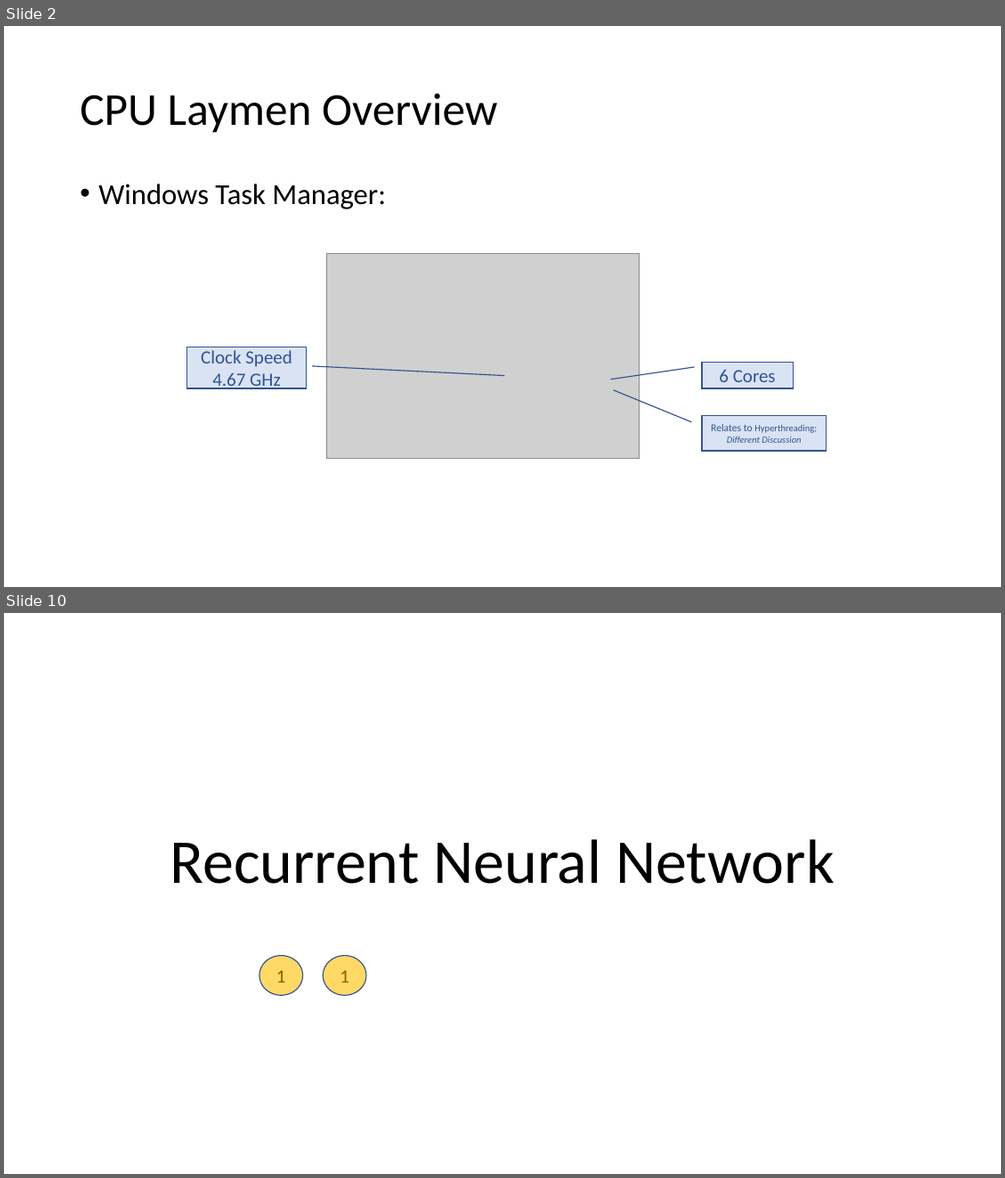
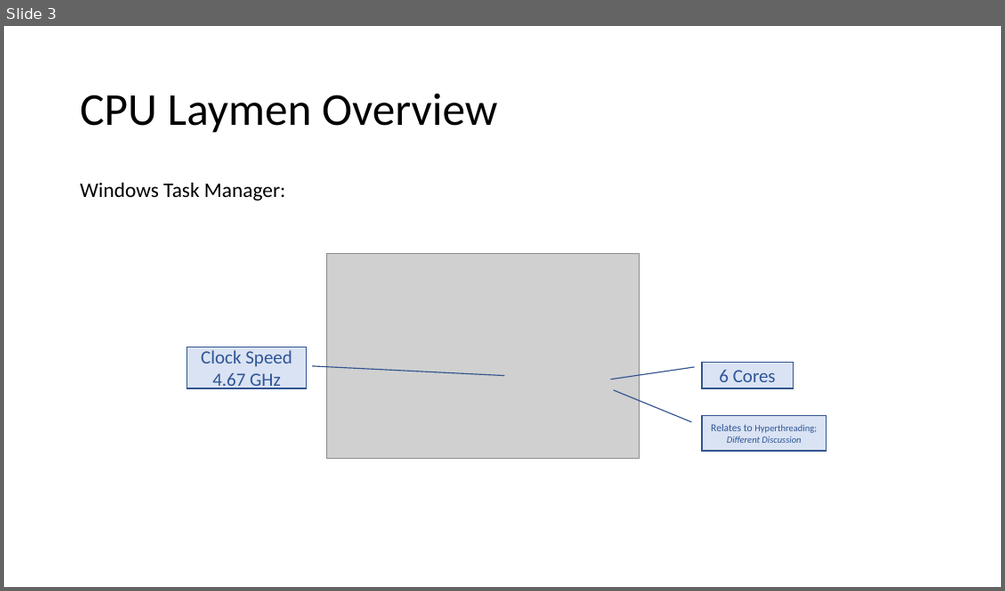
Before and after one commit to davxdan/MachineLearning, a slide deck: GPU Project/Project.pptx. Shown one above the other, each under a label of ours: slides 2 and 10 before the commit, slide 3 after it; the slides between them are not shown. The pictures are 1005x1178 and 1005x591 pixels, drawn with LibreOffice and Linux fonts; fonts in the diff are those of the drawing; grey boxes stand for pictures. Boxes give left, top, right and bottom in pixels: in the first picture for what was removed or moved away, otherwise in the second. Text is boxed around its words. In the diff, an @@ line names an element or a change of style, - is before the commit and + after.

```diff
--- a/GPU Project/Project.pptx
+++ b/GPU Project/Project.pptx
@@ slide 10 removed at [4, 613, 1001, 1174], background #FFFFFF @@
@@ title removed at [170, 839, 833, 884] @@
-Recurrent Neural Network
@@ ellipse removed at [259, 956, 303, 995] @@
-1
@@ ellipse removed at [323, 956, 366, 995] @@
-1
@@ what was slide 2 is now slide 3 @@
@@ slide 3 changed as well @@
@@ text "Windows Task Manager:" at [80, 182, 285, 200]: size 28 to 20 pt; bullet • to none @@
```
Also in this commit, not shown: 6 other slides changed, 9 slides added, 3 other slides removed, 1 other file.
